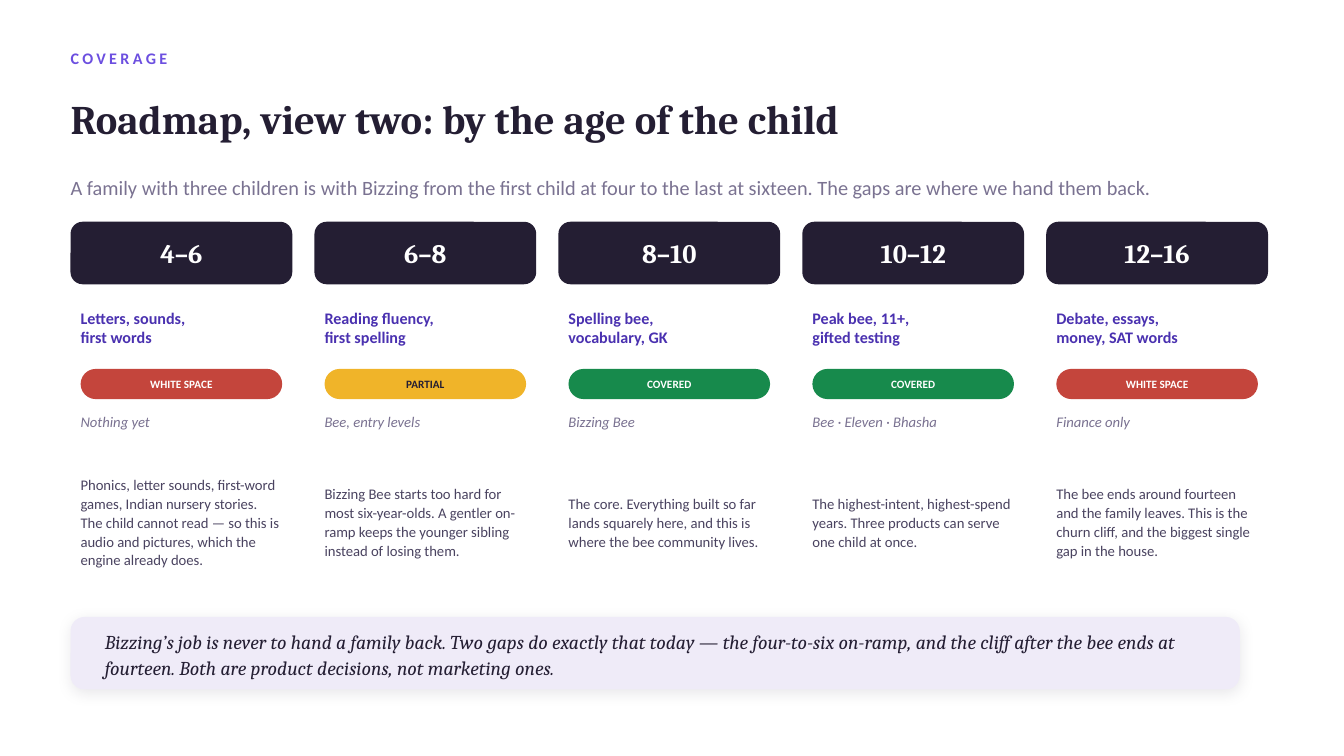
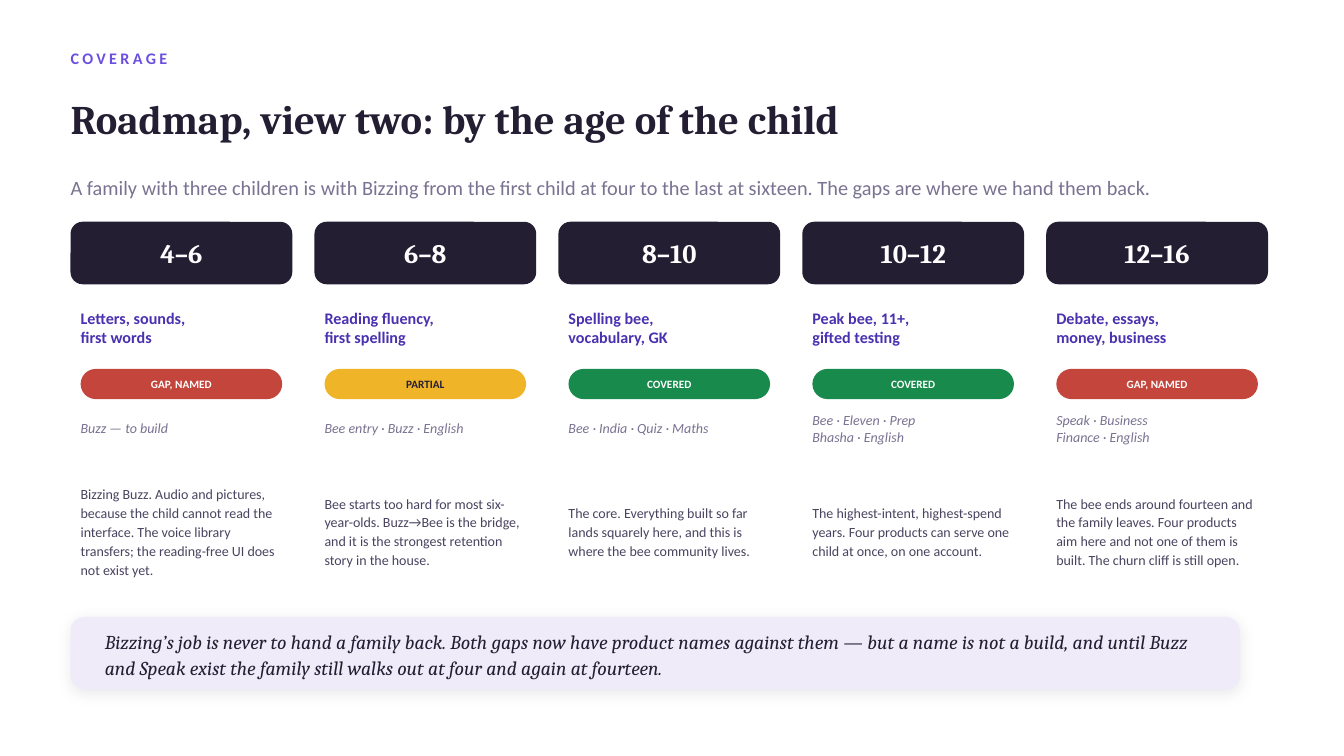
Before and after one commit to aayuvis/Bizzing-Bee, a slide deck: slide 19 of strategy/Bizzing-Strategy-Org.pptx (slide 10 before the commit). Drawn at 1344x756 pixels with LibreOffice and Linux fonts; fonts in the diff are those of the drawing. Boxes give left, top, right and bottom in pixels: in the first picture for what was removed or moved away, otherwise in the second. Text is boxed around its words. In the diff, an @@ line names an element or a change of style, - is before the commit and + after.

```diff
--- a/strategy/Bizzing-Strategy-Org.pptx
+++ b/strategy/Bizzing-Strategy-Org.pptx
@@ text at [1056, 331, 1166, 346]: text changed @@
-money, SAT words
+money, business
@@ text at [151, 380, 212, 390]: text changed @@
-WHITE SPACE
+GAP, NAMED
@@ text at [1127, 380, 1188, 390]: text changed @@
-WHITE SPACE
+GAP, NAMED
@@ text at [812, 415, 916, 445]: text changed; size 10.5 to 10 pt @@
-Bee · Eleven · Bhasha
+Bee · Eleven · Prep
+Bhasha · English
@@ text at [1056, 415, 1150, 445]: text changed; size 10.5 to 10 pt @@
-Finance only
+Speak · Business
+Finance · English
@@ text at [81, 423, 168, 433]: text changed; size 10.5 to 10 pt @@
-Nothing yet
+Buzz — to build
@@ text at [325, 423, 463, 436]: text changed; size 10.5 to 10 pt @@
-Bee, entry levels
+Bee entry · Buzz · English
@@ text at [568, 423, 708, 435]: text changed; size 10.5 to 10 pt @@
-Bizzing Bee
+Bee · India · Quiz · Maths
@@ text "The core. Everything built so ...": place and size @@
-text "The core. Everything built so ..." at [568, 499, 758, 550]
+text "The core. Everything built so ..." at [568, 508, 749, 558]
@@ text "The core. Everything built so ..." at [568, 508, 749, 558]: size 10.5 to 10 pt @@
@@ text at [81, 489, 275, 577]: text changed; size 10.5 to 10 pt @@
-Phonics, letter sounds, first-word games, Indian nursery stories. The child cannot read — so this is audio and pictures, which the engine already does.
+Bizzing Buzz. Audio and pictures, because the child cannot read the interface. The voice library transfers; the reading-free UI does not exist yet.
@@ text at [325, 499, 520, 568]: text changed; size 10.5 to 10 pt @@
-Bizzing Bee starts too hard for most six-year-olds. A gentler on-ramp keeps the younger sibling instead of losing them.
+Bee starts too hard for most six-year-olds. Buzz→Bee is the bridge, and it is the strongest retention story in the house.
@@ text at [812, 508, 1010, 558]: text changed; size 10.5 to 10 pt @@
-The highest-intent, highest-spend years. Three products can serve one child at once.
+The highest-intent, highest-spend years. Four products can serve one child at once, on one account.
@@ text at [1056, 499, 1252, 568]: text changed; size 10.5 to 10 pt @@
-The bee ends around fourteen and the family leaves. This is the churn cliff, and the biggest single gap in the house.
+The bee ends around fourteen and the family leaves. Four products aim here and not one of them is built. The churn cliff is still open.
@@ text at [105, 635, 1188, 680]: text changed @@
-Bizzing’s job is never to hand a family back. Two gaps do exactly that today — the four-to-six on-ramp, and the cliff after the bee ends at fourteen. Both are product decisions, not marketing ones.
+Bizzing’s job is never to hand a family back. Both gaps now have product names against them — but a name is not a build, and until Buzz and Speak exist the family still walks out at four and again at fourteen.
```
Also in this commit, not shown: 1 other slide changed, 10 slides added, 1 slide removed, 1 other file.
